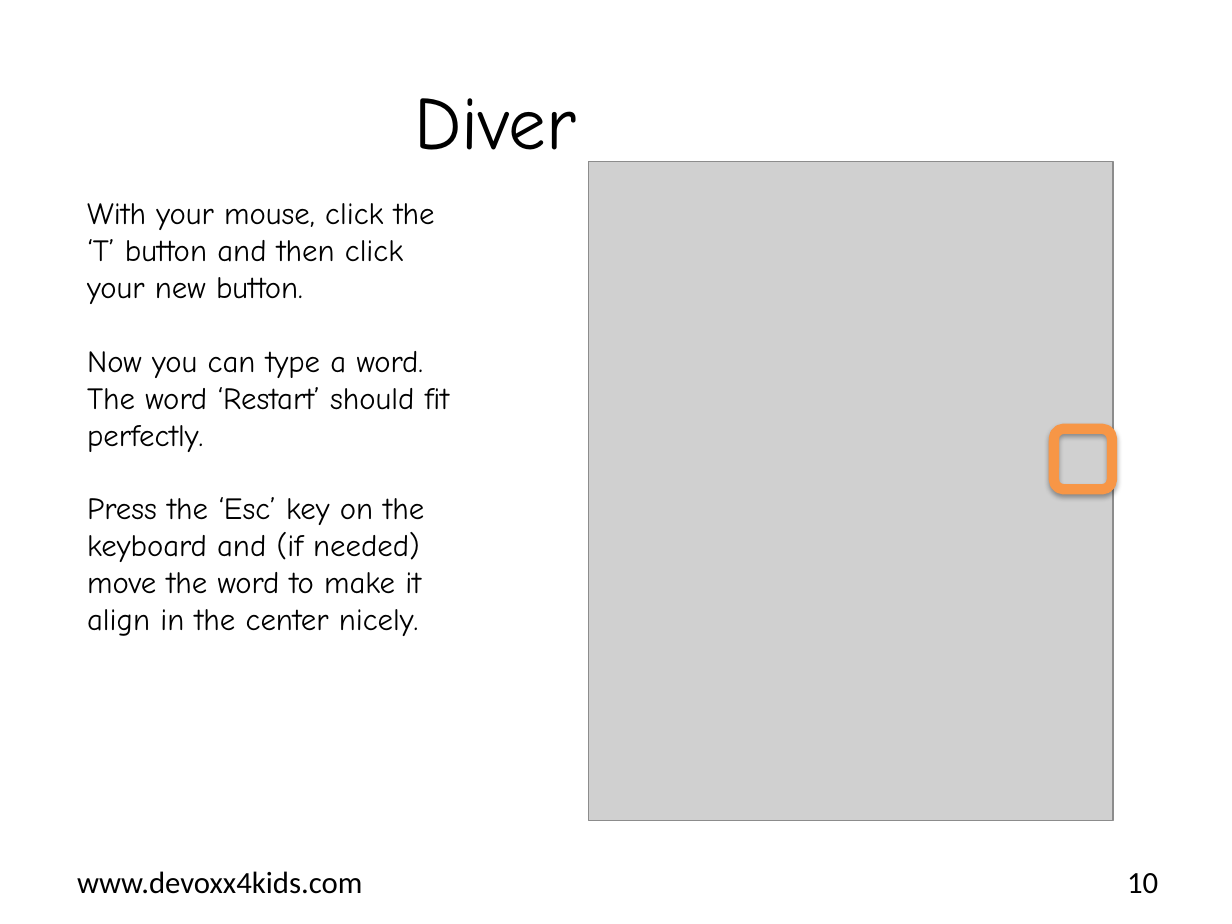
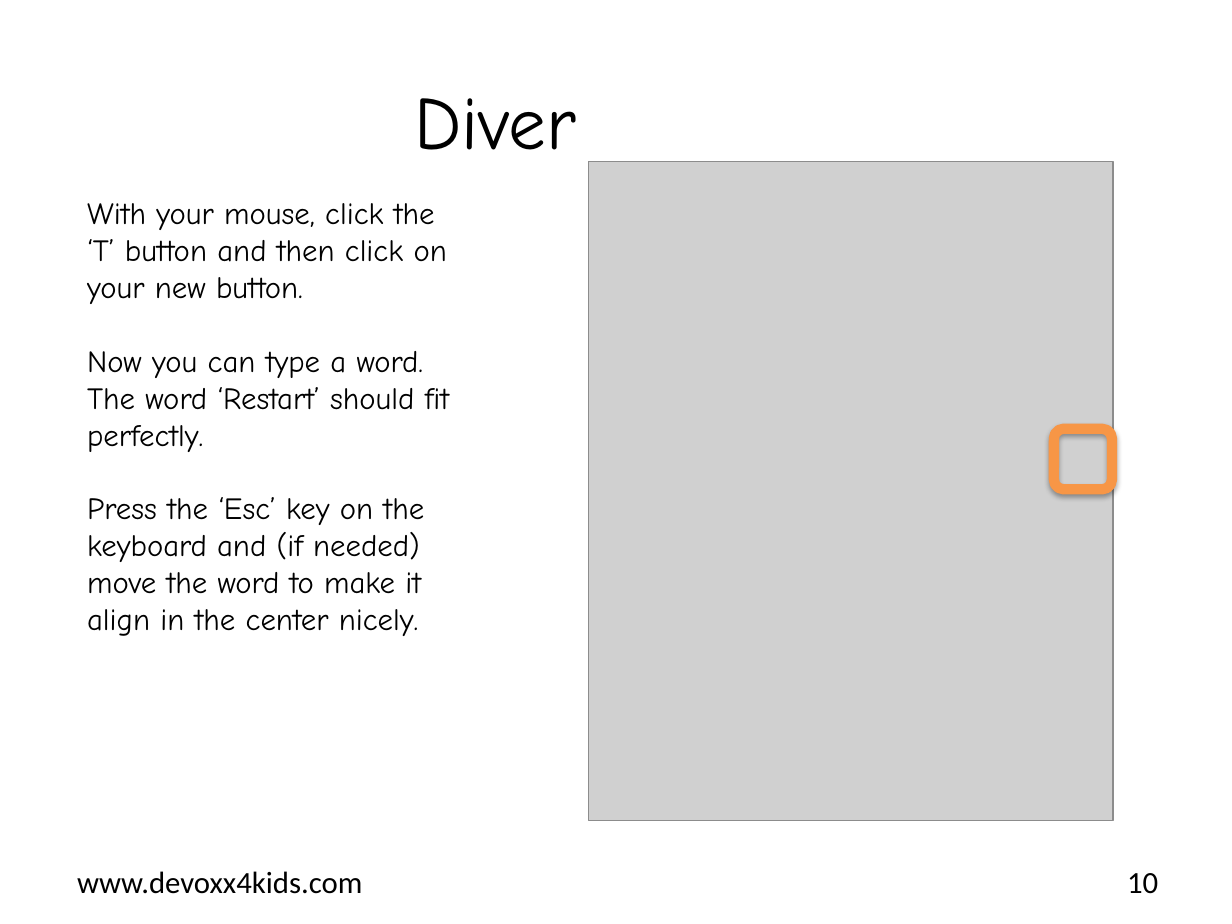
Before and after one commit to bertjan/jpoint-devoxx4kids, a slide deck: slide 10 of scratch-leapmotion/instructions/en/Assignment_Diver.pptx. Drawn at 1232x924 pixels with LibreOffice and Linux fonts; fonts in the diff are those of the drawing; grey boxes stand for pictures; background and template pictures are left out. Boxes give left, top, right and bottom in pixels: in the first picture for what was removed or moved away, otherwise in the second. Text is boxed around its words. In the diff, an @@ line names an element or a change of style, - is before the commit and + after.

```diff
--- a/scratch-leapmotion/instructions/en/Assignment_Diver.pptx
+++ b/scratch-leapmotion/instructions/en/Assignment_Diver.pptx
@@ text at bbox=[87, 203, 447, 304]: text changed @@
-With your mouse, click the ‘T’ button and then click your new button.
+With your mouse, click the ‘T’ button and then click on your new button.
```
Also in this commit, not shown: 17 other slides changed, 1 other file.
